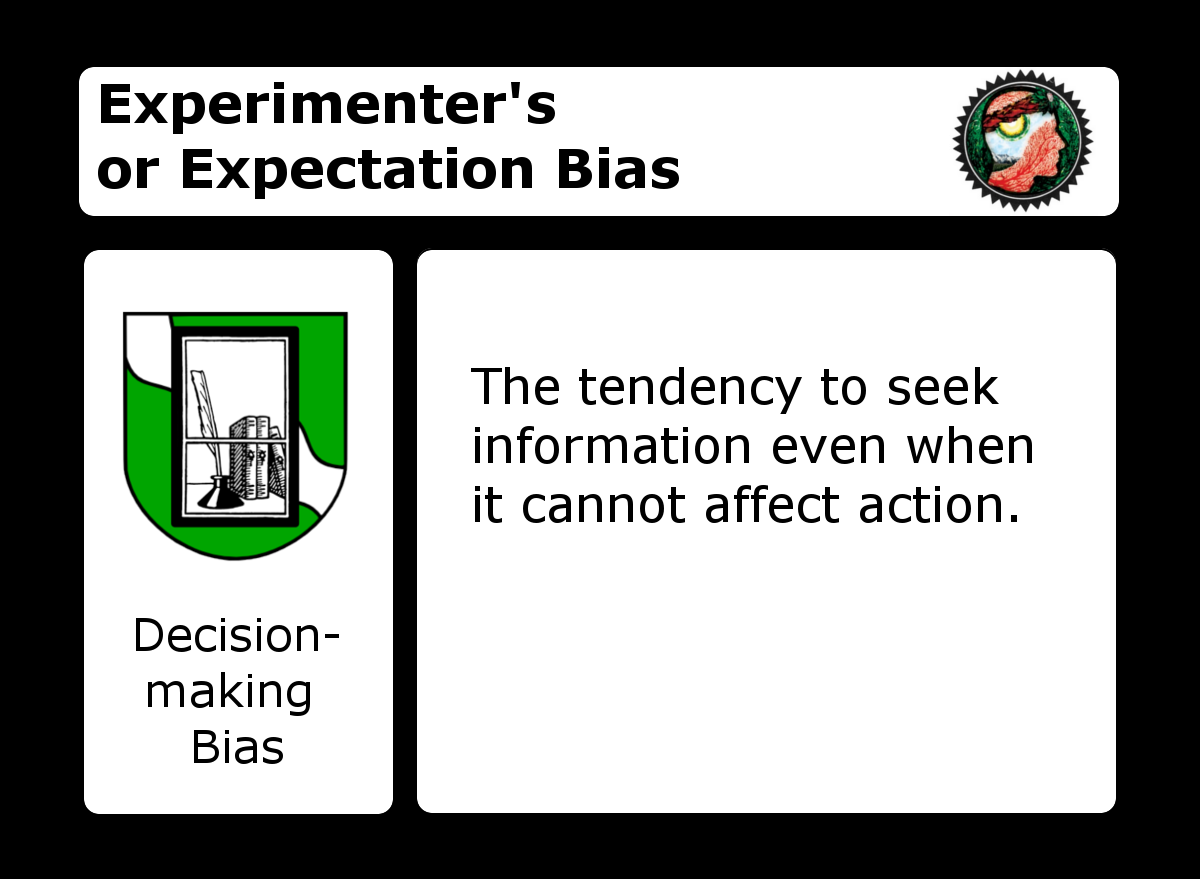
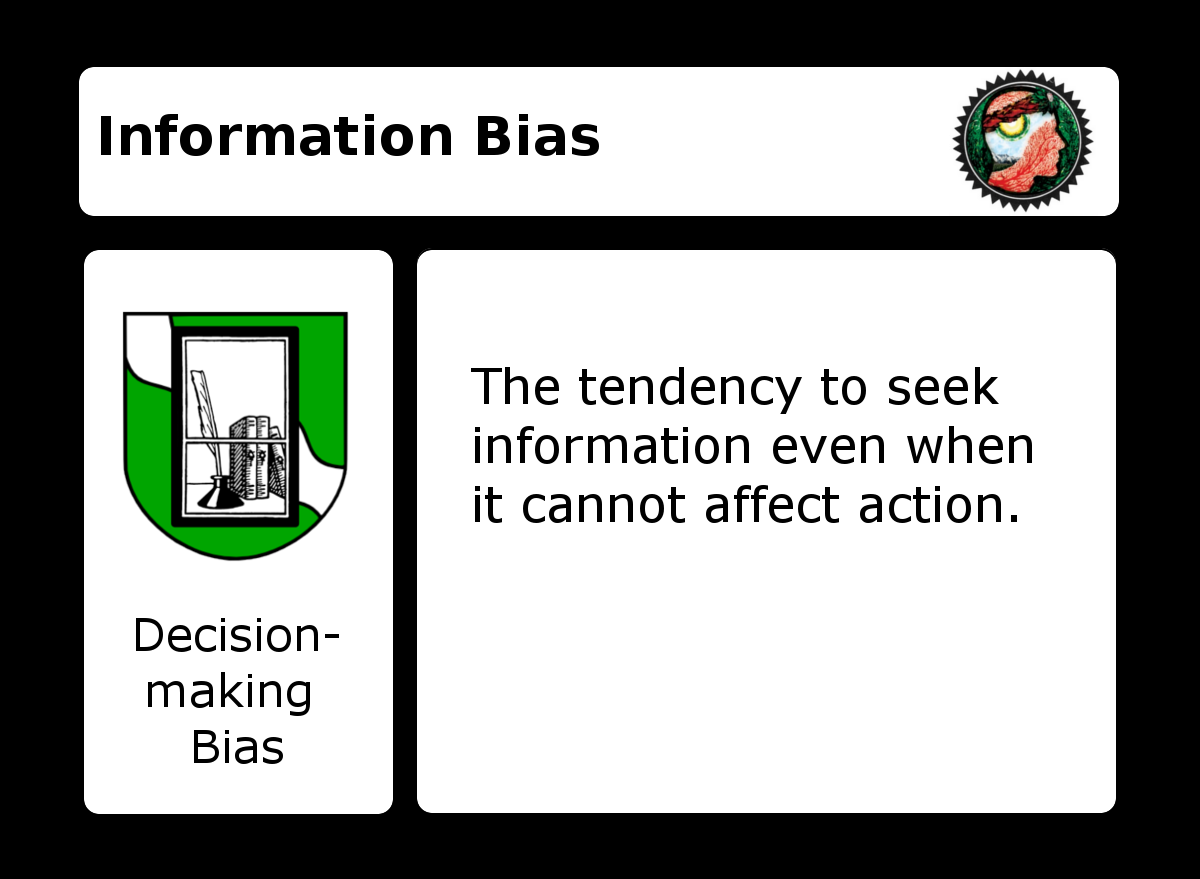
Two versions of the same layered image (1200x879). Layer-by-layer changes:
renamed "Experimenter's ..." to "Information Bias", painted on it over [98, 82, 679, 199]
